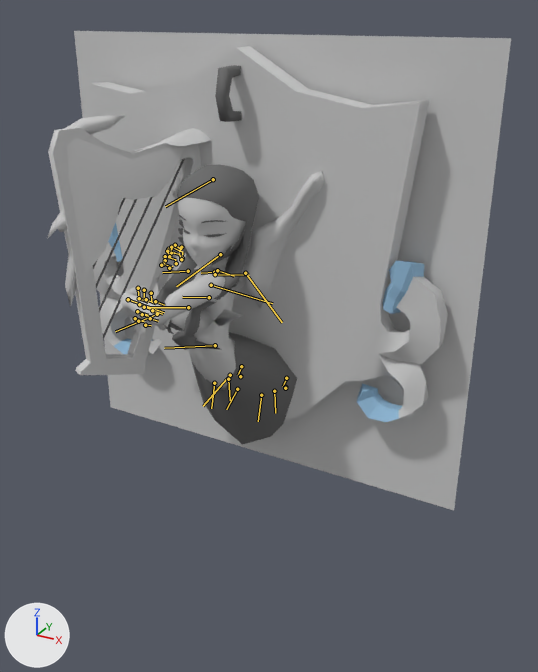
What one commit did to the FBX model HotelMarvelous/Assets/FBX/Monster/Portrait.FBX.
Rendered twice from a 50 mm lens placed at (14.9, -20.5, 21.8), pointed at (2.8, 1.5, 10.7). The lights are fixed; the arrows at lower left show +X, +Y and +Z. Both versions are drawn at frame 24 of the action 'Take 001'; the numbers are the values there. The bones that bend it are drawn over the model as lines.

The first picture shows 'Harf', 'Plane002', 'body001'.
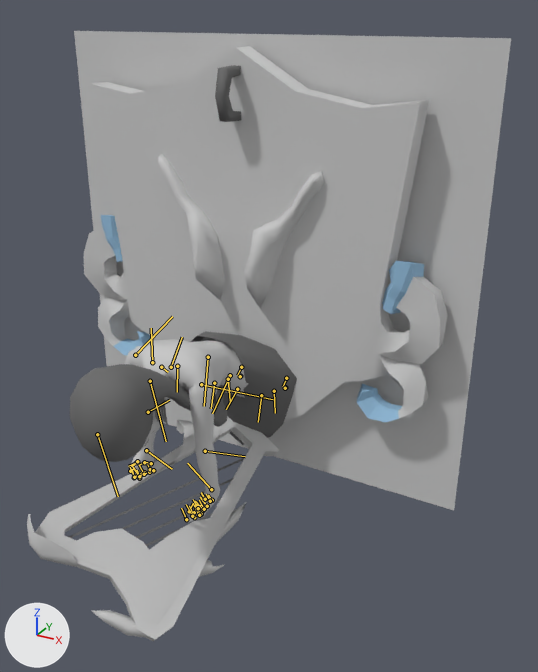
ob_dummy001 is not drawn itself; it is the parent of ob_harf.

Location of each change, (x1, y1, x2, y2) in pixels of the pictures (538 x 672 px):
'body001', posed (19% taller): before (91, 46, 448, 445); after (70, 46, 448, 522)
'Harf', posed (53% wider, 13% shorter): before (47, 115, 211, 375); after (27, 416, 279, 641)
bone 'Bip001 Spine', root to tip: before (230, 375) to (203, 406); after (230, 375) to (212, 413)
bone 'Bip001 Spine1', root to tip: before (215, 345) to (164, 348); after (208, 357) to (204, 406)
bone 'Bip001 Spine2', root to tip: before (209, 297) to (182, 297); after (177, 366) to (177, 392)
bone 'Bip001 Neck', root to tip: before (214, 272) to (201, 273); after (161, 367) to (168, 372)
bone 'Bip001 L Clavicle', root to tip: before (215, 274) to (249, 275); after (171, 367) to (182, 337)
bone 'Bip001 L UpperArm', root to tip: before (211, 285) to (272, 303); after (201, 384) to (273, 399)
bone 'Bip001 L Forearm', root to tip: before (157, 314) to (115, 331); after (205, 451) to (245, 456)
bone 'Bip001 L Hand', root to tip: before (128, 299) to (164, 312); after (211, 489) to (187, 463)
bone 'Bip001 L Finger11', root to tip: before (146, 299) to (155, 303); after (194, 517) to (189, 506)
bone 'Bip001 L Finger21', root to tip: before (144, 307) to (154, 310); after (199, 515) to (193, 503)
bone 'Bip001 L Finger31', root to tip: before (142, 314) to (150, 316); after (204, 509) to (199, 500)
bone 'Bip001 R Clavicle', root to tip: before (217, 270) to (234, 276); after (152, 362) to (151, 328)
bone 'Bip001 R UpperArm', root to tip: before (245, 273) to (282, 322); after (135, 355) to (172, 316)
bone 'Bip001 R Forearm', root to tip: before (188, 307) to (147, 307); after (148, 412) to (169, 400)
bone 'Bip001 R Hand', root to tip: before (188, 271) to (162, 272); after (146, 450) to (172, 469)
bone 'Bip001 Head', root to tip: before (220, 254) to (176, 286); after (150, 381) to (166, 441)

What the commit changed:
Object 'Bip001' (bone_rig_object) moves from (0.0, 3.76, 6.8) to (0.0, 3.74, 6.8).
Bone 'Bip001 Spine' (bone_bip001_spine) turns from (-14, 1, 5) to (-4, 3, 20) degrees about its own x, y and z.
Bone 'Bip001 Spine1' (bone_bip001_spine1) turns from (-51, 10, -12) to (3, -4, 47) degrees about its own x, y and z.
Bone 'Bip001 Spine2' (bone_bip001_spine2) turns from (0, 7, 0) to (0, 0, 9) degrees about its own x, y and z.
Bone 'Bip001 Neck' (bone_bip001_neck) turns from (0, 0, 0) to (0, 0, 48) degrees about its own x, y and z.
Bone 'Bip001 L Clavicle' (bone_bip001_l_clavicle) moves from (0.0, 0.0, 0.0) to (1.0, -3.0, -5.0).
Bone 'Bip001 L Clavicle' (bone_bip001_l_clavicle) turns from (0, -4, 0) to (-41, -18, -22) degrees about its own x, y and z.
Bone 'Bip001 L UpperArm' (bone_bip001_l_upperarm) turns from (16, -40, -35) to (46, -23, -70) degrees about its own x, y and z.
Bone 'Bip001 L Forearm' (bone_bip001_l_forearm) turns from (0, 0, -98) to (0, 0, 7) degrees about its own x, y and z.
Bone 'Bip001 L Hand' (bone_bip001_l_hand) turns from (-35, 41, 51) to (-70, 34, 15) degrees about its own x, y and z.
Bone 'Bip001 L Finger11' (bone_bip001_l_finger11) turns from (0, 0, -14) to (0, 0, -11) degrees about its own x, y and z.
Bone 'Bip001 L Finger21' (bone_bip001_l_finger21) turns from (0, 0, 1) to (0, 0, 4) degrees about its own x, y and z.
Bone 'Bip001 L Finger31' (bone_bip001_l_finger31) turns from (0, 0, 1) to (0, 0, 4) degrees about its own x, y and z.
Bone 'Bip001 R Clavicle' (bone_bip001_r_clavicle) moves from (0.0, 0.0, 0.0) to (1.0, -3.0, 5.0).
Bone 'Bip001 R Clavicle' (bone_bip001_r_clavicle) turns from (8, -4, 54) to (46, -4, -20) degrees about its own x, y and z.
Bone 'Bip001 R UpperArm' (bone_bip001_r_upperarm) turns from (-7, -47, -80) to (17, 11, -69) degrees about its own x, y and z.
Bone 'Bip001 R Forearm' (bone_bip001_r_forearm) turns from (0, 0, -125) to (0, 0, -21) degrees about its own x, y and z.
Bone 'Bip001 R Hand' (bone_bip001_r_hand) turns from (-64, 38, -75) to (9, 12, -15) degrees about its own x, y and z.
Bone 'Bip001 Head' (bone_bip001_head) turns from (63, -14, -1) to (-1, 0, -31) degrees about its own x, y and z.
